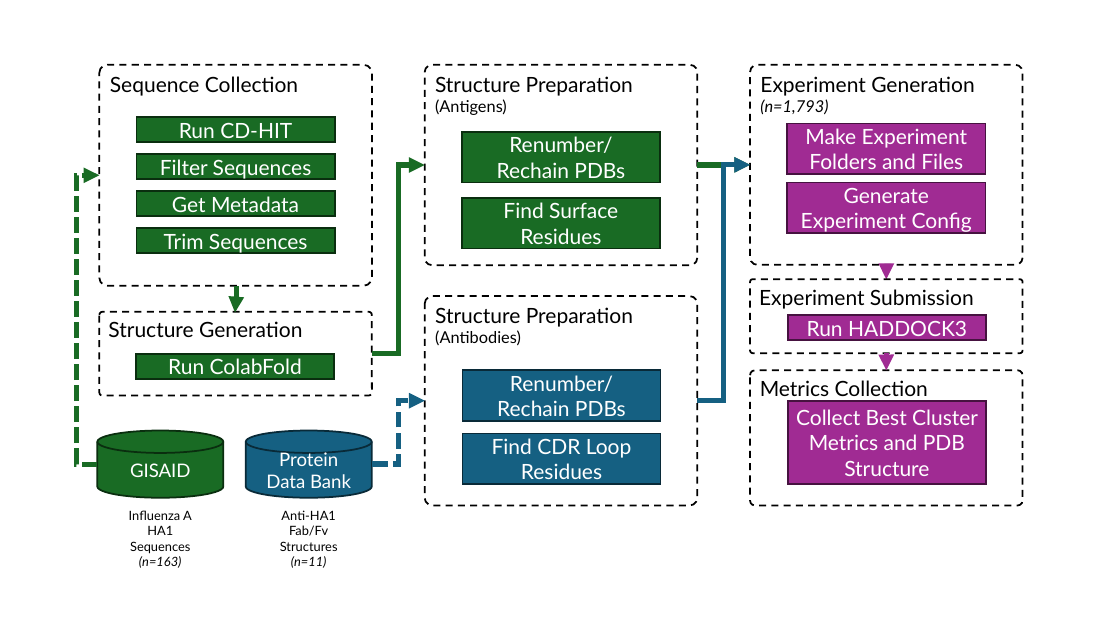
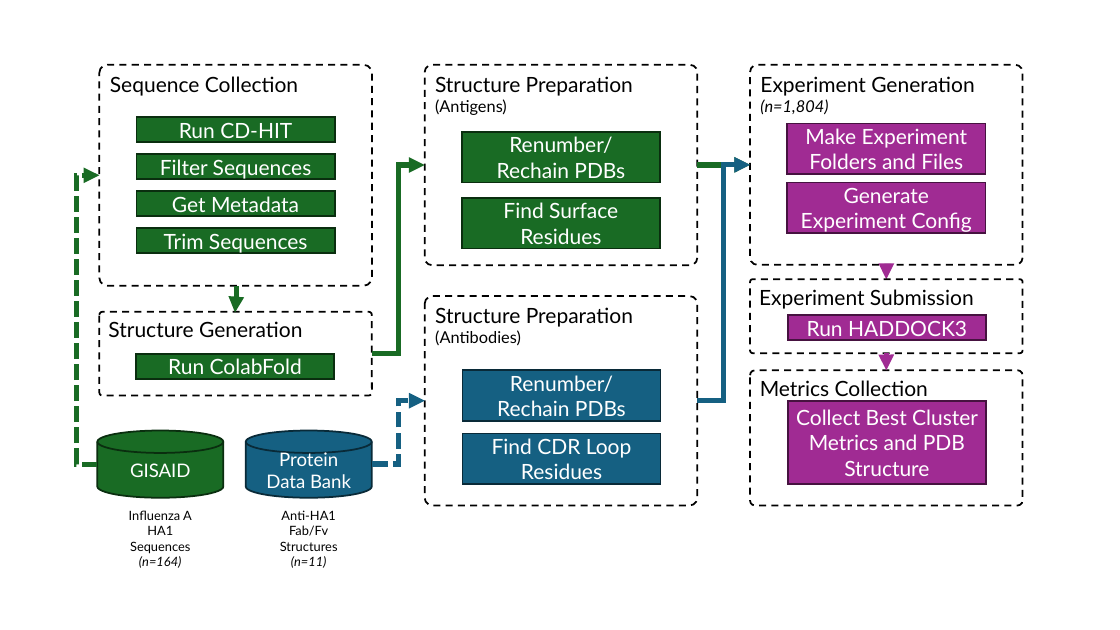
Before and after one commit to colbyford/Influenza_H5-Antibody_Predictions, a slide deck: slide 1 of figures/Workflow.pptx. Drawn at 1120x630 pixels with LibreOffice and Linux fonts; fonts in the diff are those of the drawing. Boxes give left, top, right and bottom in pixels: in the first picture for what was removed or moved away, otherwise in the second. Text is boxed around its words. In the diff, an @@ line names an element or a change of style, - is before the commit and + after.

```diff
--- a/figures/Workflow.pptx
+++ b/figures/Workflow.pptx
@@ text in rounded rectangle at [760, 99, 828, 114]: text changed @@
-(n=1,793)
+(n=1,804)
@@ text at [139, 556, 182, 568]: text changed @@
-(n=163)
+(n=164)
```
Also in this commit, not shown: 1 other slide changed.
